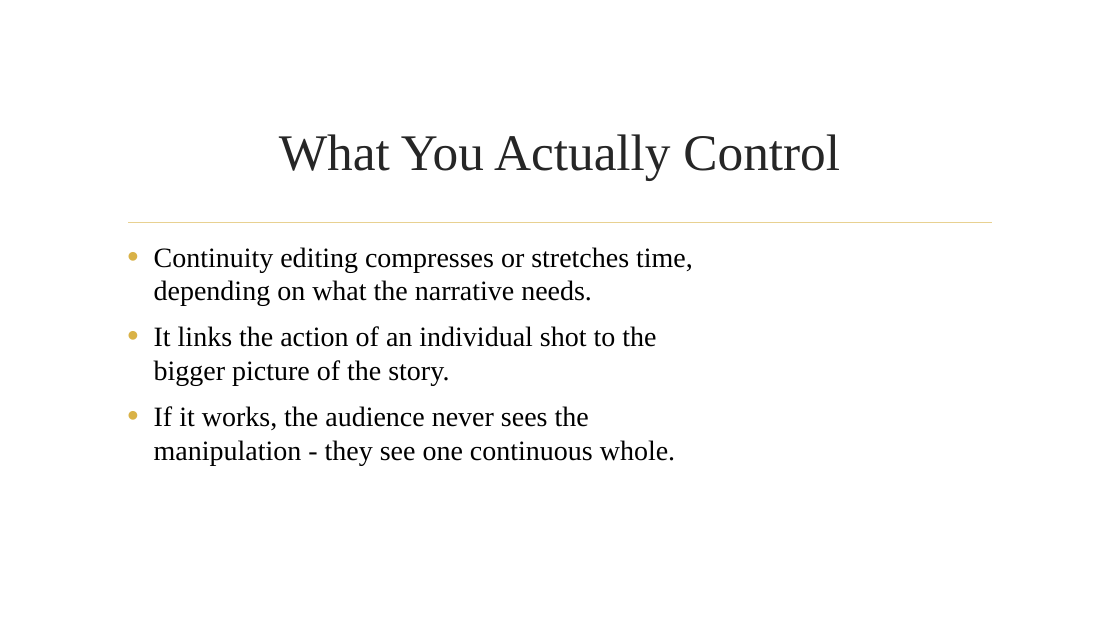
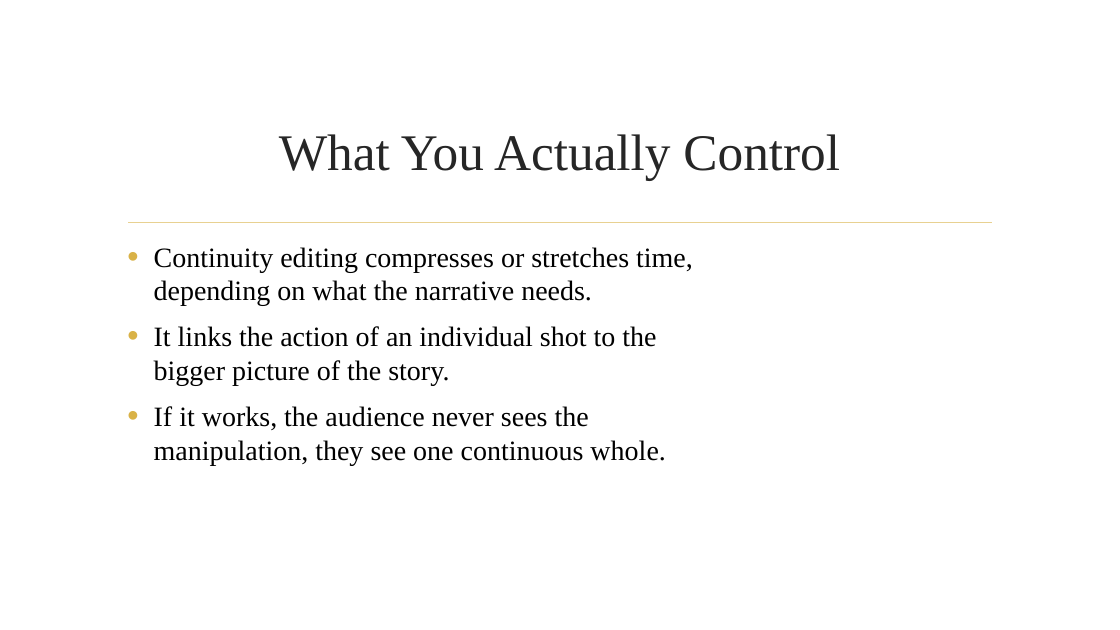
Before and after one commit to dcoes/Classes, a slide deck: slide 2 of Storyboarding/NewLectures/08b_Continuity_The_Cut.pptx. Drawn at 1120x630 pixels with LibreOffice and Linux fonts; fonts in the diff are those of the drawing; background and template pictures are left out. Boxes give left, top, right and bottom in pixels: in the first picture for what was removed or moved away, otherwise in the second. Text is boxed around its words. In the diff, an @@ line names an element or a change of style, - is before the commit and + after.

```diff
--- a/Storyboarding/NewLectures/08b_Continuity_The_Cut.pptx
+++ b/Storyboarding/NewLectures/08b_Continuity_The_Cut.pptx
@@ text at bbox=[154, 406, 665, 465]: text changed @@
-• If it works, the audience never sees the manipulation - they see one continuous whole.
+• If it works, the audience never sees the manipulation, they see one continuous whole.
```
Also in this commit, not shown: 9 other slides changed, 21 other files.
